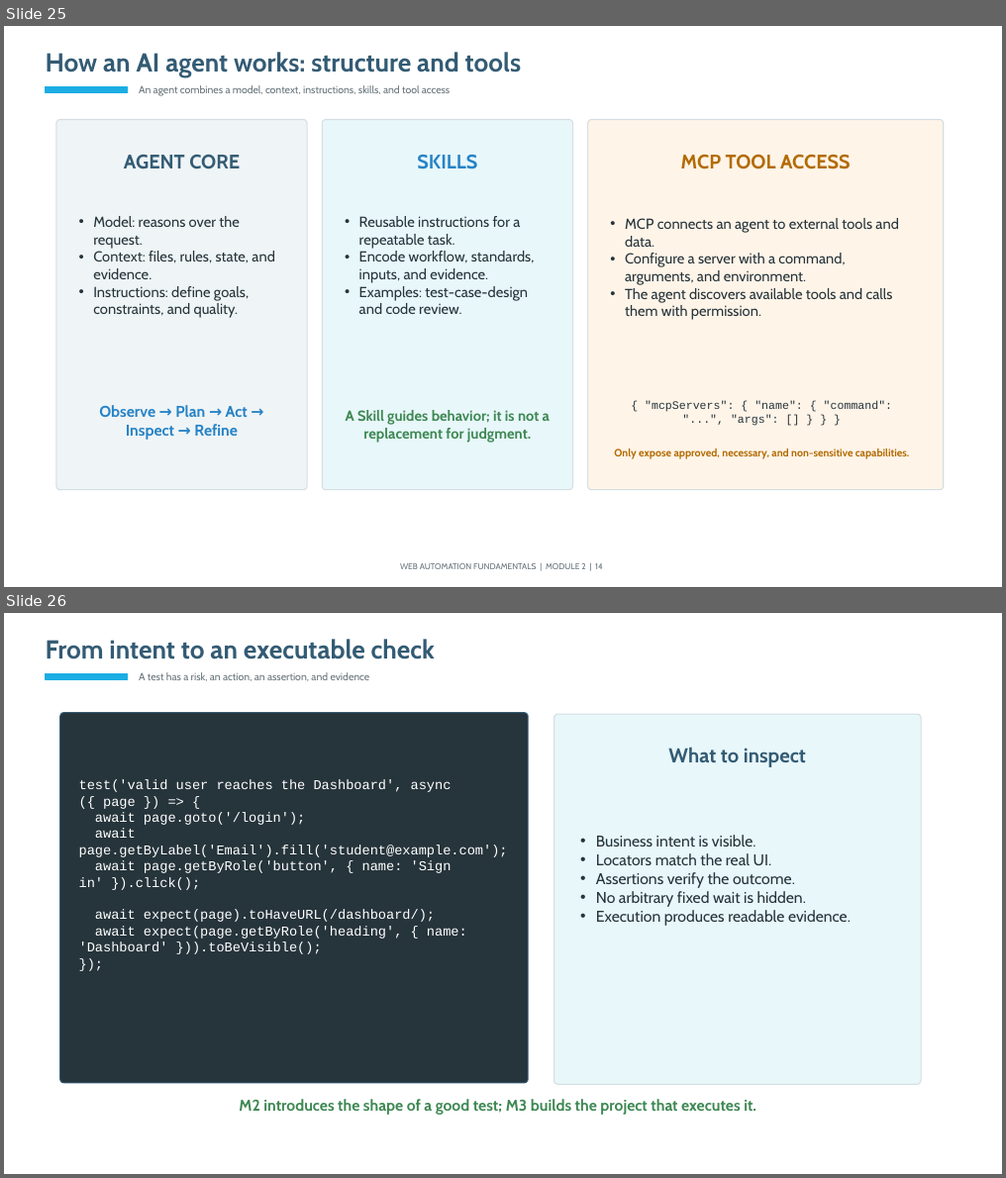
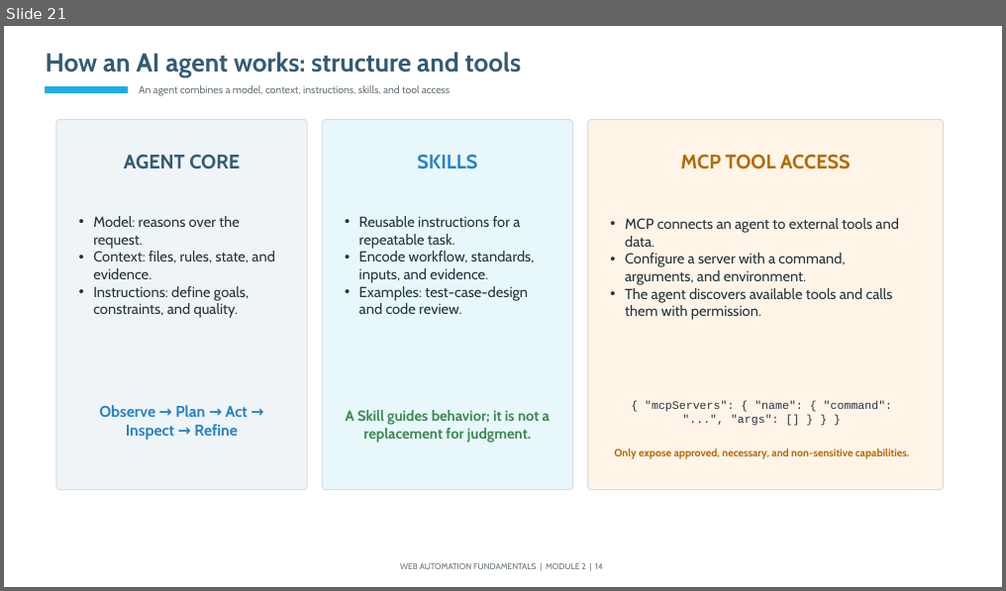
Before and after one commit to anaelince/web-automation, a slide deck: docs/M2-Introduction.pptx. Shown one above the other, each under a label of ours: slides 25 and 26 before the commit, slide 21 after it. The pictures are 1006x1178 and 1006x591 pixels, drawn with LibreOffice and Linux fonts; fonts in the diff are those of the drawing. Boxes give left, top, right and bottom in pixels: in the first picture for what was removed or moved away, otherwise in the second. Text is boxed around its words. In the diff, an @@ line names an element or a change of style, - is before the commit and + after.

```diff
--- a/docs/M2-Introduction.pptx
+++ b/docs/M2-Introduction.pptx
@@ slide 26 removed at bbox=[4, 613, 1002, 1174], background #FFFFFF @@
@@ text removed at bbox=[46, 639, 435, 660] @@
-From intent to an executable check
@@ rectangle removed at bbox=[46, 674, 128, 679] @@
@@ text removed at bbox=[139, 672, 370, 681] @@
-A test has a risk, an action, an assertion, and evidence
@@ rounded rectangle removed at bbox=[60, 713, 528, 1083] @@
@@ rounded rectangle removed at bbox=[554, 714, 921, 1084] @@
@@ text removed at bbox=[668, 747, 806, 767] @@
-What to inspect
@@ text removed at bbox=[79, 779, 508, 955] @@
-test('valid user reaches the Dashboard', async ({ page }) => {
-await page.goto('/login');
-await page.getByLabel('Email').fill('student@example.com');
-await page.getByRole('button', { name: 'Sign in' }).click();
-await expect(page).toHaveURL(/dashboard/);
-await expect(page.getByRole('heading', { name: 'Dashboard' })).toBeVisible();
-});
@@ text removed at bbox=[596, 835, 850, 926] @@
-• Business intent is visible.
-• Locators match the real UI.
-• Assertions verify the outcome.
-• No arbitrary fixed wait is hidden.
-• Execution produces readable evidence.
@@ text removed at bbox=[239, 1099, 756, 1115] @@
-M2 introduces the shape of a good test; M3 builds the project that executes it.
@@ what was slide 25 is now slide 21 @@
```
Also in this commit, not shown: 4 slides changed, 1 slide added, 3 other slides removed.
